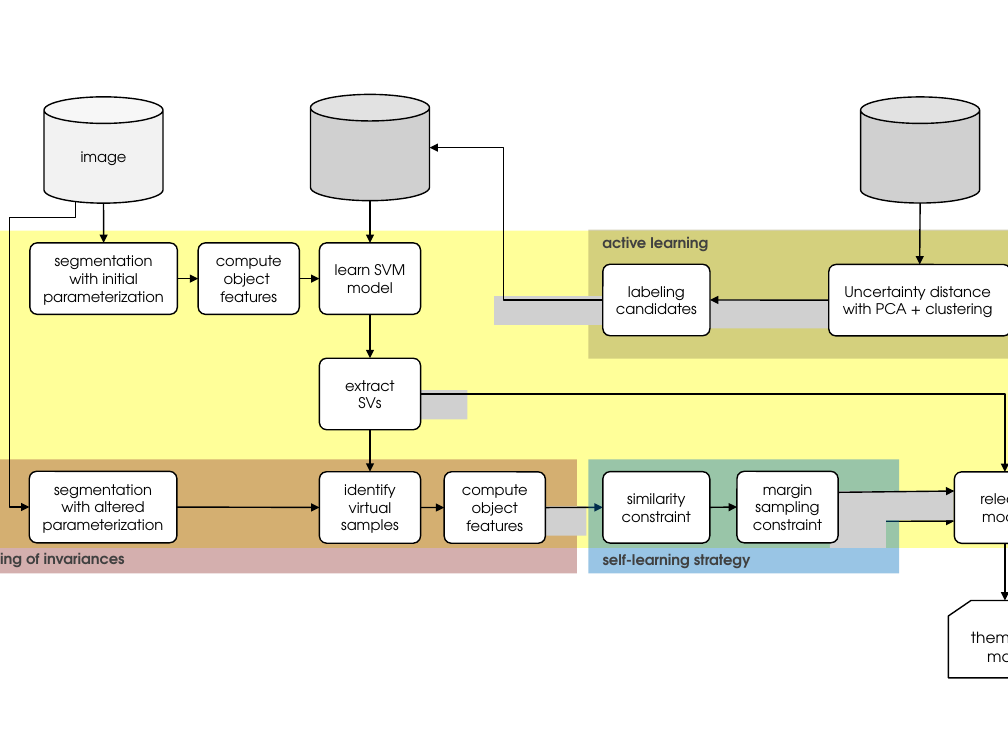
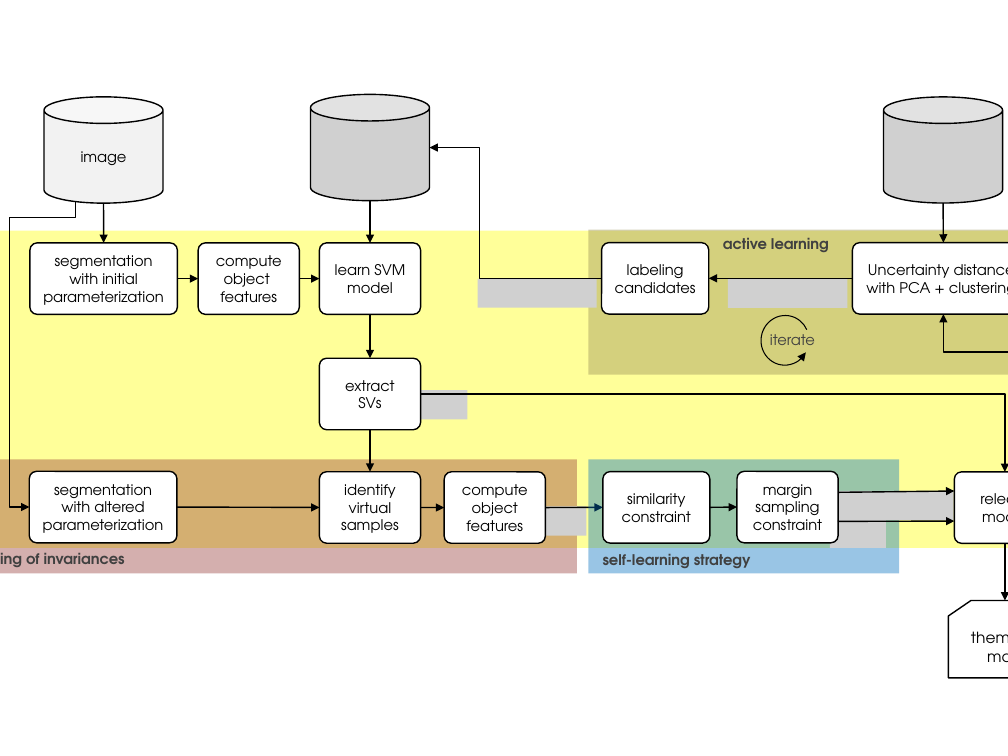
Before and after one commit to carls31/active-learning-virtual-SVM, a slide deck: slide 5 of images/block_scheme.pptx (slide 6 before the commit). Drawn at 1008x756 pixels with LibreOffice and Linux fonts; fonts in the diff are those of the drawing; grey boxes stand for pictures. Boxes give left, top, right and bottom in pixels: in the first picture for what was removed or moved away, otherwise in the second. Text is boxed around its words. In the diff, an @@ line names an element or a change of style, - is before the commit and + after.

```diff
--- a/images/block_scheme.pptx
+++ b/images/block_scheme.pptx
@@ picture: place and size @@
-picture at <box>861,97,980,203</box>
+picture at <box>884,97,1003,203</box>
@@ elbow arrow moved from (603, 300) - (429, 147) to (602, 278) - (429, 147) @@
@@ arrow moved from (919, 264) - (920, 203) to (943, 243) - (943, 203) @@
@@ rectangle: place and size @@
-rectangle at <box>589,230,1008,359</box>
+rectangle at <box>589,230,1008,375</box>
@@ text "active learning": place and size @@
-text "active learning" at <box>602,237,708,251</box>
+text "active learning" at <box>723,238,829,252</box>
@@ rounded rectangle "labeling": place and size @@
-rounded rectangle "labeling" at <box>603,264,710,336</box>
+rounded rectangle "labeling" at <box>602,243,709,314</box>
@@ rounded rectangle "Uncertainty distance": place and size @@
-rounded rectangle "Uncertainty distance" at <box>829,264,1008,336</box>
+rounded rectangle "Uncertainty distance" at <box>853,243,1008,314</box>
@@ picture: place and size @@
-picture at <box>494,296,613,326</box>
+picture at <box>478,279,597,308</box>
@@ arrow moved from (829, 300) - (710, 300) to (853, 278) - (709, 278) @@
@@ picture removed at <box>709,299,829,329</box> @@
@@ picture added at <box>728,279,848,308</box> @@
@@ arc (boxed as its full ellipse) added at <box>757,313,812,369</box>, outline #000000 0.75 pt @@
@@ elbow arrow added from (1008, 508) to (943, 314), #000000 1 pt @@
@@ text added at <box>770,334,815,353</box>, 10.5 pt, text #404040 @@
+iterate
```
Also in this commit, not shown: 6 other slides changed, 1 slide removed.
